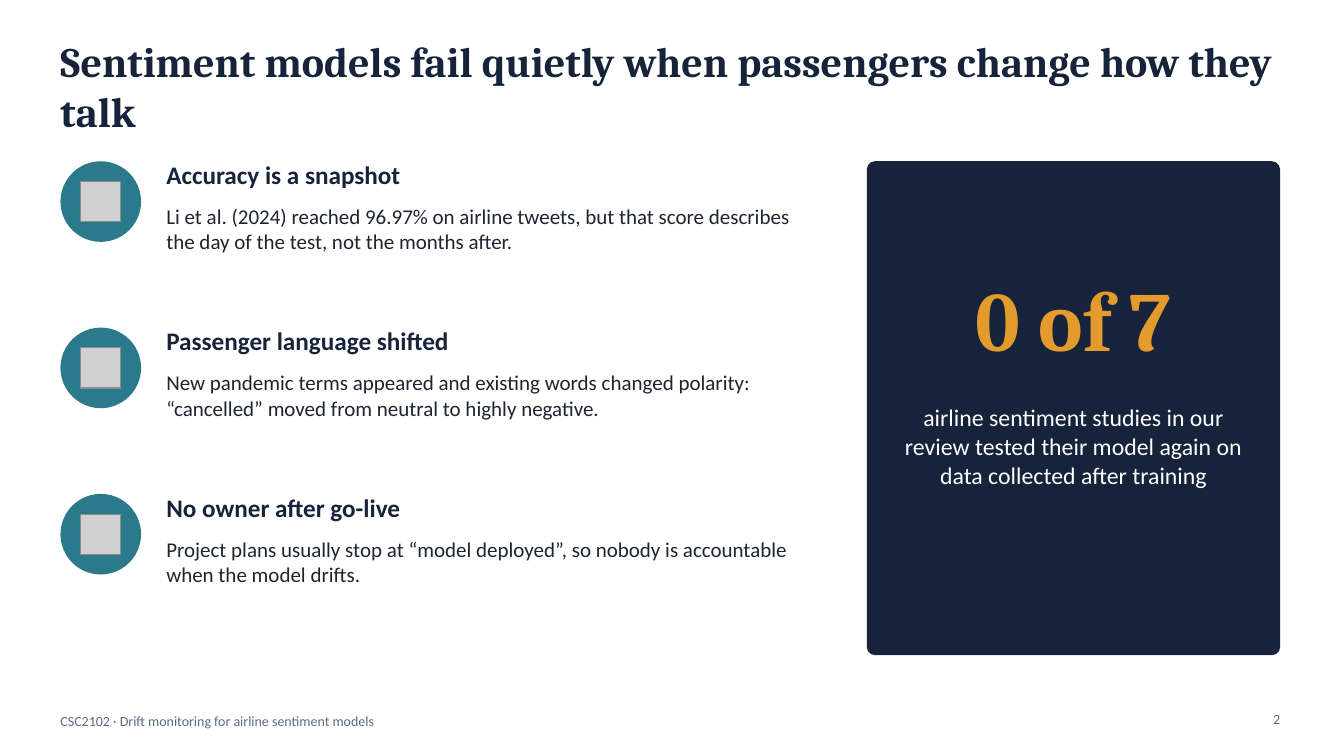
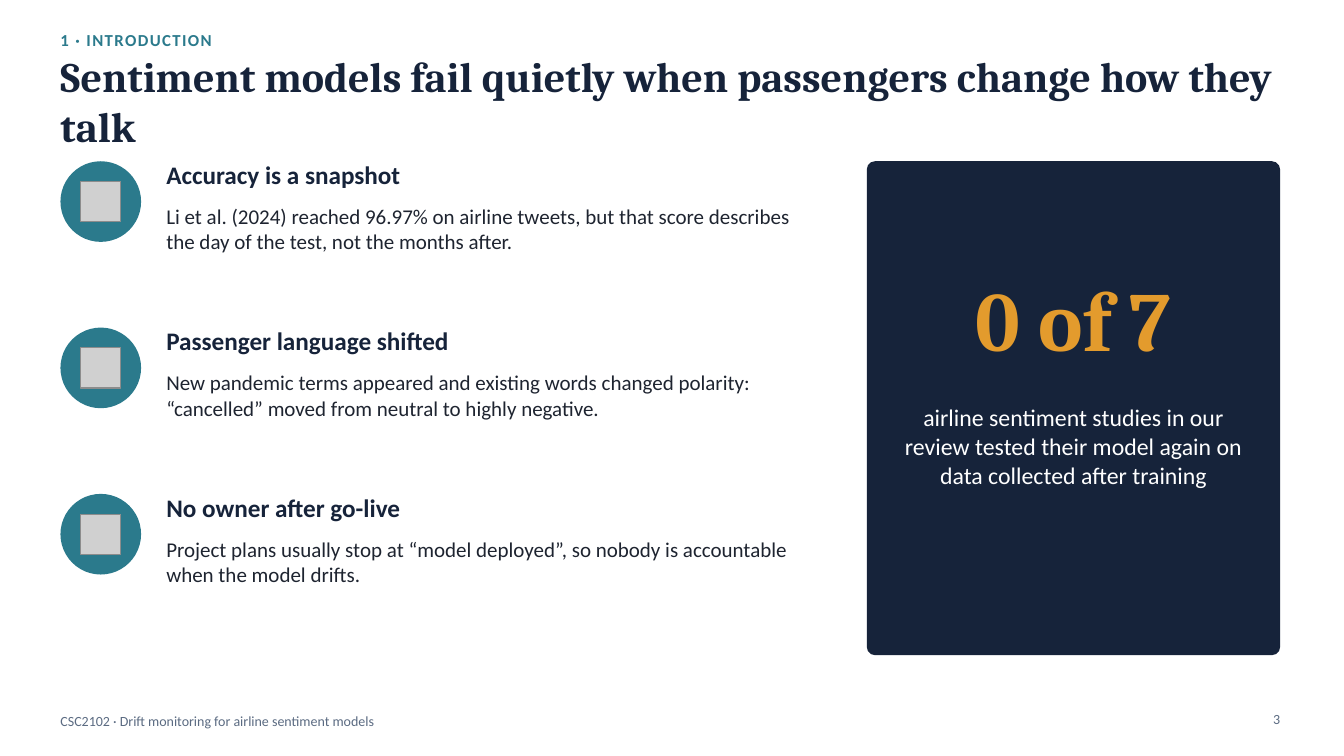
Before and after one commit to asimindxb2004-boop/csc2102-dcdm-slr, a slide deck: slide 3 of 2_Presentation/CSC2102_SLR_Presentation.pptx (slide 2 before the commit). Drawn at 1344x756 pixels with LibreOffice and Linux fonts; fonts in the diff are those of the drawing; grey boxes stand for pictures. Boxes give left, top, right and bottom in pixels: in the first picture for what was removed or moved away, otherwise in the second. Text is boxed around its words. In the diff, an @@ line names an element or a change of style, - is before the commit and + after.

```diff
--- a/2_Presentation/CSC2102_SLR_Presentation.pptx
+++ b/2_Presentation/CSC2102_SLR_Presentation.pptx
@@ text added at [60, 35, 211, 46], 12 pt, text #2B7A8C, bold @@
+1 · INTRODUCTION
@@ title "Sentiment models fail quietly when ...": place and size @@
-title "Sentiment models fail quietly when ..." at [60, 47, 1272, 128]
+title "Sentiment models fail quietly when ..." at [60, 62, 1272, 143]
@@ page number at [1273, 715, 1280, 724]: text changed @@
-2
+3
```
Also in this commit, not shown: 13 other slides changed, 6 slides added.
